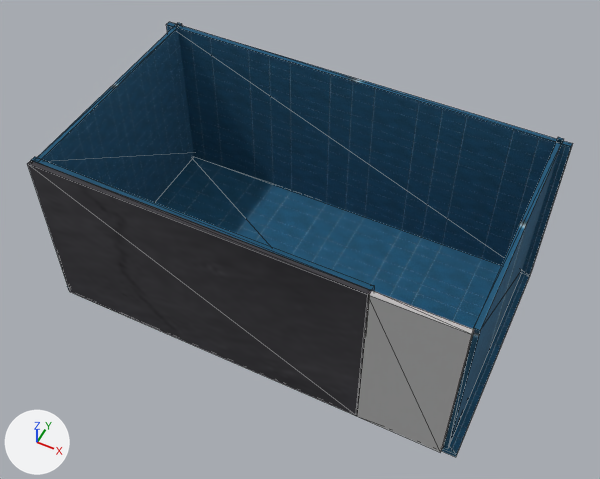
Renders of the OBJ model ProyectoFinal/ProyectoFinal/Models/Interior/bathroom.obj from each side of a commit.
Before and after are seen from a 50 mm lens placed at (11.7, -3.2, 38.0), pointed at (-1.7, 23.6, 4.5). The lights are fixed; the arrows at lower left show +X, +Y and +Z. Mesh edges are drawn as thin lines. Where no turn or scale is listed for an object, it has been applied to the vertices. Vertices at the same position are counted once.

The first picture shows 'bathroom'.
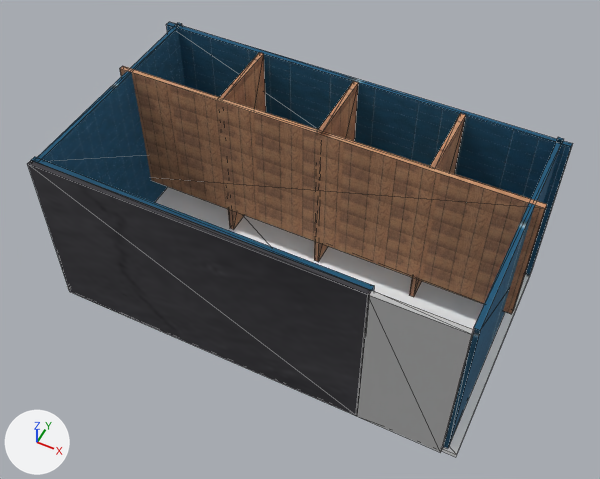
Location of each change, [x1, y1, x2, y2] in pixels of the pictures (600 x 479 px):
part 1 of me_bathroom, added (brown): after [220, 53, 266, 229]
part 2 of me_bathroom, added (brown): after [314, 81, 359, 262]
part 3 of me_bathroom, added (brown): after [409, 114, 466, 297]
part 4 of me_bathroom, added (brown): after [120, 66, 547, 314]
part 5 of me_bathroom, recoloured (blue to grey): before [67, 156, 530, 457]; after [67, 187, 530, 457]

Diff of the bpy script that builds the scene:
```diff
--- a/ProyectoFinal/ProyectoFinal/Models/Interior/bathroom.obj.py
+++ b/ProyectoFinal/ProyectoFinal/Models/Interior/bathroom.obj.py
@@ img_madera_png @@
+img_madera_png = load_image('Madera.png', 'Madera.png', 512, 512, 'sRGB')
@@ img_blanco_png @@
+img_blanco_png = load_image('Blanco.png', 'Blanco.png', 512, 512, 'sRGB')
@@ mat_pasted__lambert38sg @@
+mat_pasted__lambert38sg = principled_material('pasted__lambert38SG')
+mat_pasted__lambert38sg.texture = img_madera_png
+mat_pasted__lambert38sg.roughness = 1.0
@@ mat_lambert38sg @@
+mat_lambert38sg = principled_material('lambert38SG')
+mat_lambert38sg.texture = img_madera_png
+mat_lambert38sg.roughness = 1.0
@@ mat_lambert40sg @@
+mat_lambert40sg = principled_material('lambert40SG')
+mat_lambert40sg.texture = img_madera_png
+mat_lambert40sg.roughness = 1.0
@@ mat_pasted__pasted__lambert38sg @@
+mat_pasted__pasted__lambert38sg = principled_material('pasted__pasted__lambert38SG')
+mat_pasted__pasted__lambert38sg.texture = img_madera_png
+mat_pasted__pasted__lambert38sg.roughness = 1.0
@@ mat_lambert37sg @@
+mat_lambert37sg = principled_material('lambert37SG')
+mat_lambert37sg.texture = img_blanco_png
+mat_lambert37sg.roughness = 1.0
@@ me_bathroom @@
 # used by ob_bathroom; location = (0.0, 0.0, 0.0)
-me_bathroom.from_pydata(...)  # 56 vertices, 84 faces; spans x -13.9..9.9, y 17.5..31.0, z -0.1..10.2
+me_bathroom.from_pydata(...)  # 88 vertices, 132 faces; spans x -13.9..9.9, y 17.5..31.0, z -0.1..10.2
+# me_bathroom part 1: a new loose piece, a box spanning x -7.75..-7.46, y 25.95..30.57, z 0.16..10.21, in mat_lambert38sg (picture img_madera_png)
+# me_bathroom part 2: a new loose piece, a box spanning x -1.96..-1.67, y 25.94..30.55, z 0.16..10.21, in mat_pasted__lambert38sg (picture img_madera_png)
+# me_bathroom part 3: a new loose piece, a box spanning x 4.08..4.37, y 25.99..30.6, z 0.16..10.21, in mat_pasted__pasted__lambert38sg (picture img_madera_png)
+# me_bathroom part 4: a new loose piece, a box spanning x -13.88..9.85, y 25.83..26.11, z 2.02..10.22, in mat_lambert40sg (picture img_madera_png)
+# me_bathroom part 5: 12 faces spanning x -13.9..9.9, y 17.7..30.7, z -0.1..0.2 switch from mat_pasted__lambert34sg1 (picture img_azulejo_png) to mat_lambert37sg (picture img_blanco_png)
 me_bathroom.materials.append(mat_lambert35sg)
@@ me_bathroom @@
 me_bathroom.materials.append(mat_lambert36sg)
+me_bathroom.materials.append(mat_lambert38sg)  # picture img_madera_png
+me_bathroom.materials.append(mat_pasted__lambert38sg)  # picture img_madera_png
+me_bathroom.materials.append(mat_pasted__pasted__lambert38sg)  # picture img_madera_png
+me_bathroom.materials.append(mat_lambert40sg)  # picture img_madera_png
```
